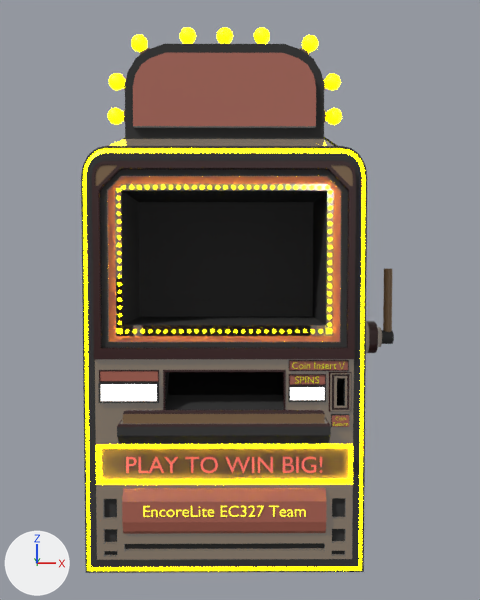
The Blender file misc/blender/SlotMachine.blend: old version first, new version second.
Camera for both pictures: a camera (50 mm lens) standing at (0.7, -39.9, 17.0) and looking at (0.9, -0.4, 15.1). Arrows for +X, +Y and +Z are at lower left; the lights stay in place. The same objects are shown in both versions, whatever each file hides.

Names of what the first picture shows: 'Button', 'CornerLights', 'Lever', 'Light', 'LightHolder', 'LittleLights', 'Machine', 'PlayToWinBig'.
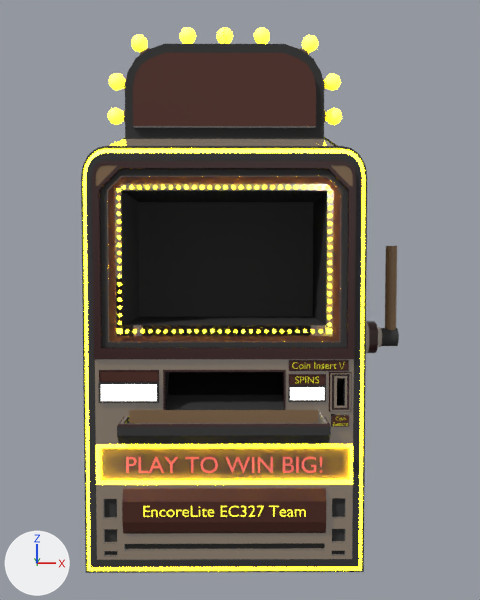
The edits, one by one:
Material 'Redish' (mat_redish) changes colour from brown #aa6151 to brown #512e26; in linear values from (0.403, 0.119, 0.0814) to (0.0818, 0.0273, 0.0196).
Material 'Lights' (mat_lights) changes colour from yellow #e7db00 to pink #ffa3a8; in linear values from (0.8, 0.707, 0.0) to (1.0, 0.364, 0.39).
Object 'Lever' (ob_lever) moves from (9.48, -1.124, 12.96) to (9.654, -1.124, 12.96).
Object 'Lever' (ob_lever) is rescaled from (1.0, 1.0, 1.0) to (1.33, 1.33, 1.33).

Boxes (x1, y1, x2, y2) around the edits, measured in the pictures (480 x 600 px):
'Machine', recoloured: (81, 44, 382, 573) in both
'Light', recoloured: (108, 27, 342, 125) in both
'Lever', moved, rescaled: before (382, 269, 394, 344); after (381, 246, 399, 346)
'LittleLights', recoloured: (117, 185, 332, 333) in both
'Button', recoloured: (332, 415, 349, 427) in both
'LightHolder', recoloured: (124, 43, 326, 122) in both
'CornerLights', recoloured: (117, 329, 332, 333) in both
